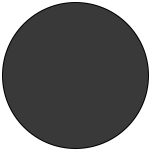
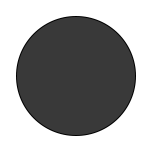
Layered file, before and after one edit (150 × 150). Changes by layer:
painted on "Эллипс 1" over [2, 2, 149, 149]
